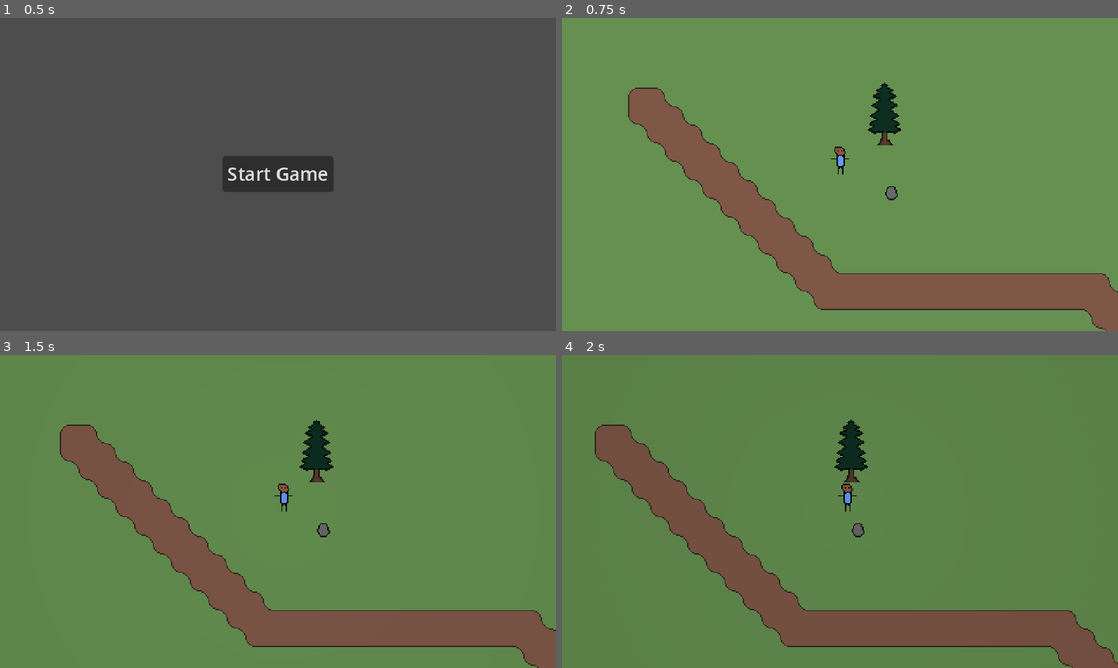
Above: before the commit, frames 1-4 (two rows, left to right).
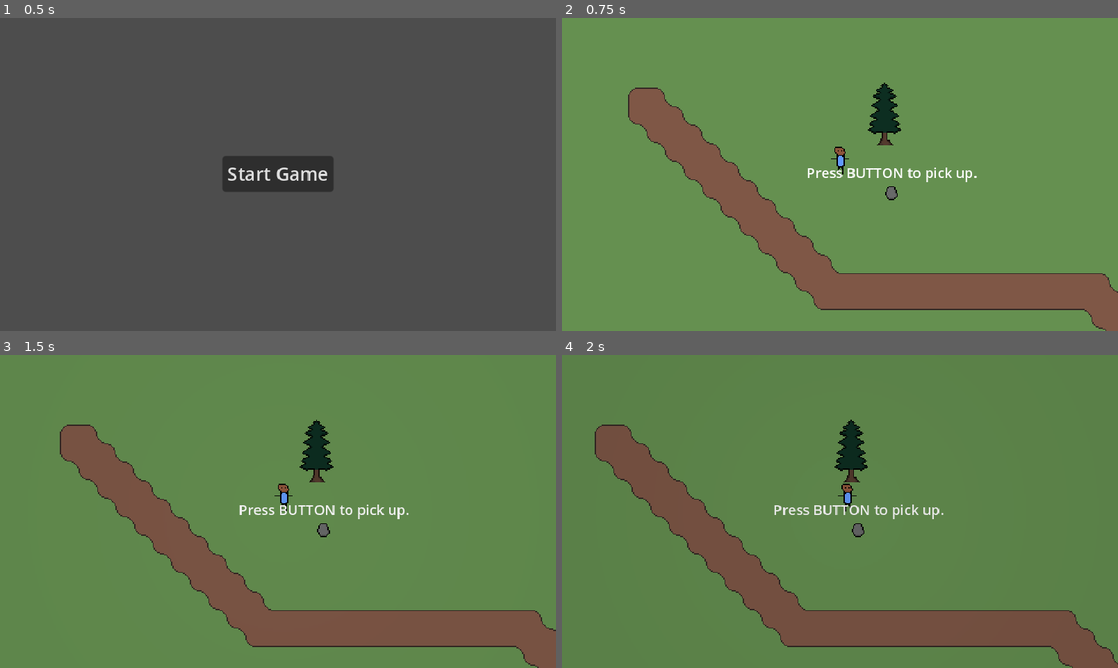
Above: after the commit, the same moments.

Repository: StormLight14/nightfall-mirror
Game: Godot game, scene res://menus/main/main_menu.tscn
The game is run twice, just before and just after one commit, with the same random seed, the same clock (stepped at 60 frames per second) and the same inputs.
Inputs:
- Up to frame 1 (0.5 s): no input
- Up to frame 2 (0.75 s): click "Start Game" at 0.5 s
- Up to frame 3 (1.5 s): tap Enter at 1.25 s; hold D (right) from 1.28 s (still down); hold R (rotate_sun) from 1.28 s (still down)
- Up to frame 4 (2 s): keep holding D (right); keep holding R (rotate_sun)

Frame 1 is identical in both runs. In frame 2, 0.4% of the frame differs, in the area x 44-75%, y 47-53%; in frame 3, 0.4%; in frame 4, 0.4%, in the area x 38-69%, y 47-53%.

Commit message:
set main theme to be default

Diff:
--- a/project.godot
+++ b/project.godot
@@ -24,6 +24,10 @@
 window/stretch/mode="canvas_items"
 window/stretch/aspect="expand"
 mouse_cursor/custom_image="res://ui/cursor.png"
+
+[gui]
+
+theme/custom="res://ui/themes/main.tres"
 
 [input]
 
--- a/scenes/objects/rocks/rock.tscn
+++ b/scenes/objects/rocks/rock.tscn
@@ -1,7 +1,8 @@
-[gd_scene load_steps=5 format=3 uid="uid://bb0pwqikwri2c"]
+[gd_scene load_steps=6 format=3 uid="uid://bb0pwqikwri2c"]
 
 [ext_resource type="Texture2D" uid="uid://cxojem2yvbk3d" path="res://scenes/objects/rocks/rock1.png" id="1_wp5f4"]
 [ext_resource type="PackedScene" uid="uid://dp3gwauh7erjh" path="res://components/pickupable.tscn" id="2_unhmv"]
+[ext_resource type="PackedScene" uid="uid://dniyxkb2thj51" path="res://ui/hint.tscn" id="3_umvct"]
 
 [sub_resource type="RectangleShape2D" id="RectangleShape2D_ineuc"]
 size = Vector2(11, 12)
@@ -27,3 +28,5 @@
 shape = SubResource("CircleShape2D_p05h5")
 
 [node name="Pickupable" parent="." instance=ExtResource("2_unhmv")]
+
+[node name="Hint" parent="." instance=ExtResource("3_umvct")]
--- a/ui/themes/main.tres
+++ b/ui/themes/main.tres
@@ -1,3 +1,4 @@
 [gd_resource type="Theme" format=3 uid="uid://cpbjuhg0ysfj"]
 
 [resource]
+Label/font_sizes/font_size = 12
